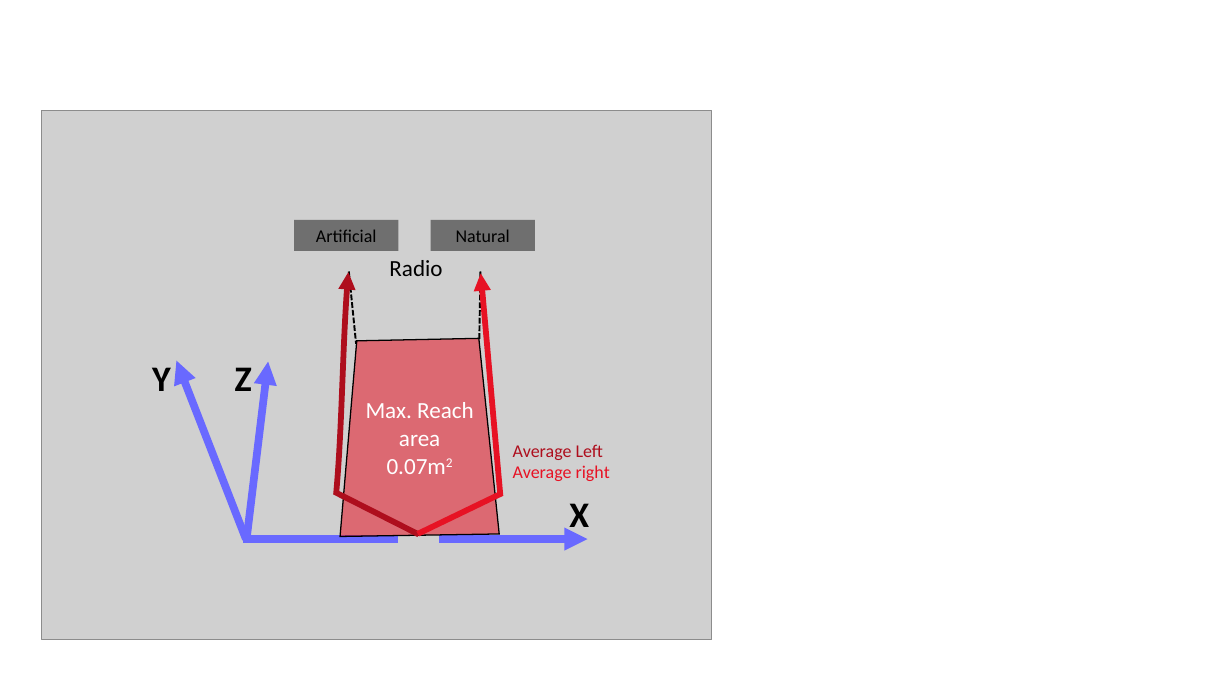
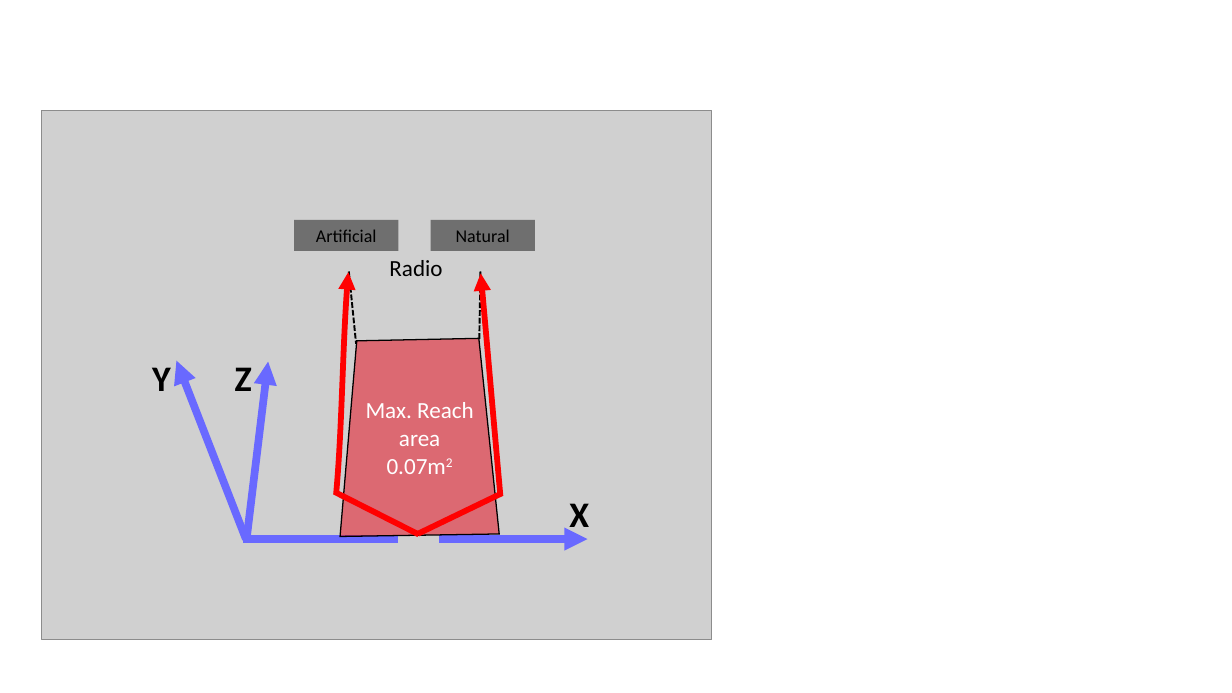
Before and after one commit to khenheller/subliminal_priming_w_motion_capture, a slide deck: slide 6 of presentation/exp birds eye veiw.pptx. Drawn at 1232x693 pixels with LibreOffice and Linux fonts; fonts in the diff are those of the drawing; grey boxes stand for pictures. Boxes give left, top, right and bottom in pixels: in the first picture for what was removed or moved away, otherwise in the second. Text is boxed around its words. In the diff, an @@ line names an element or a change of style, - is before the commit and + after.

```diff
--- a/presentation/exp birds eye veiw.pptx
+++ b/presentation/exp birds eye veiw.pptx
@@ freeform shape at <box>336,273,419,535</box>: outline #AE0E1D 4.5 pt to #FF0000 4.5 pt @@
@@ freeform shape at <box>418,274,500,534</box>: outline #E71224 4.5 pt to #FF0000 4.5 pt @@
@@ text removed at <box>513,444,610,481</box> @@
-Average Left
-Average right
```
Also in this commit, not shown: 2 other slides changed, 3 other files.
